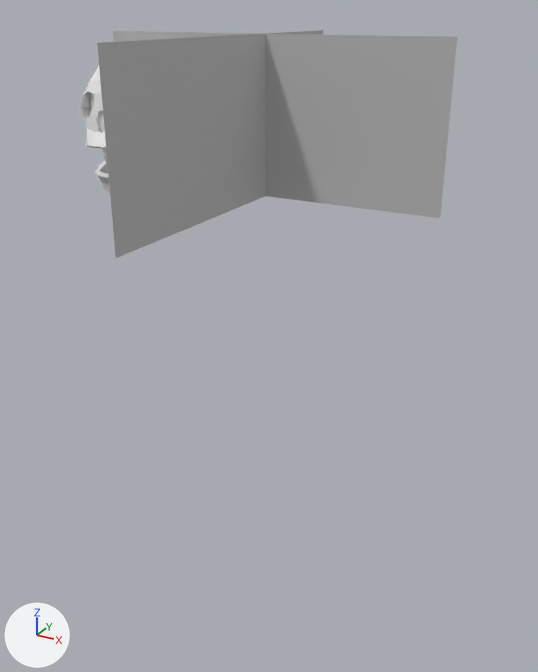
What one commit did to the FBX model Assets/pruebas/Export_Unity/Animaciones/Volador/Attack.fbx.
Both versions are drawn from a camera (50 mm lens) standing at (0.091, -0.177, 0.177) and looking at (-0.003, -0.005, 0.091). Arrows for +X, +Y and +Z are at lower left; the lights stay in place. Both versions are drawn at frame 11 of the action 'Take 001'; the numbers are the values there.

Before the edit, the objects in view are built like this:
```python
me_mesh = bpy.data.meshes.new('Mesh')
me_mesh.from_pydata(...)  # 25 vertices, 16 faces; spans x -3.64..3.64, y -6.07..6.07, z 0.0
me_mesh.materials.append(mat_material__27)  # its picture is missing
me_mesh_001 = bpy.data.meshes.new('Mesh.001')
me_mesh_001.from_pydata(...)  # 25 vertices, 16 faces; spans x -3.64..3.64, y -6.07..6.07, z 0.0
me_mesh_001.materials.append(mat_material__27)  # its picture is missing
me_mesh_002 = bpy.data.meshes.new('Mesh.002')
me_mesh_002.from_pydata(...)  # 398 vertices, 392 faces; spans x -0.201..0.63, y -0.333..0.953, z -0.345..0.693
me_mesh_004 = bpy.data.meshes.new('Mesh.004')
me_mesh_004.from_pydata(...)  # 72 vertices, 68 faces; spans x -0.44..4.11, y -1.67..0.04, z -1.4..0.07
ob_box001 = bpy.data.objects.new('Box001', me_mesh_004)
ob_box001.parent = ob_box002
ob_box001.location = (-0.0571, 0.289, -0.106)
ob_box001.rotation_euler = (0.393, 0.0, 0.0)  # degrees (23, 0, 0)
ob_box001.scale = (0.148, 0.366, 0.386)
ob_box002 = bpy.data.objects.new('Box002', me_mesh_002)
ob_box002.location = (-0.0472, -0.0167, 0.1509)
ob_box002.rotation_euler = (-0.277, 0.0, 0.0)  # degrees (-16, 0, 0)
ob_box002.scale = (0.0254, 0.0254, 0.0254)
ob_plane001 = bpy.data.objects.new('Plane001', me_mesh)
ob_plane001.location = (-0.007, -0.0006, 0.151)
ob_plane001.rotation_euler = (1.571, 0.0, 0.0)  # degrees (90, 0, 0)
ob_plane001.scale = (0.0133, 0.00338, 0.00655)
ob_plane002 = bpy.data.objects.new('Plane002', me_mesh_001)
ob_plane002.location = (-0.007, -0.015, 0.151)
ob_plane002.rotation_euler = (1.571, 0.0, -1.571)  # degrees (90, 0, -90)
ob_plane002.scale = (0.0133, 0.00338, 0.00655)
```
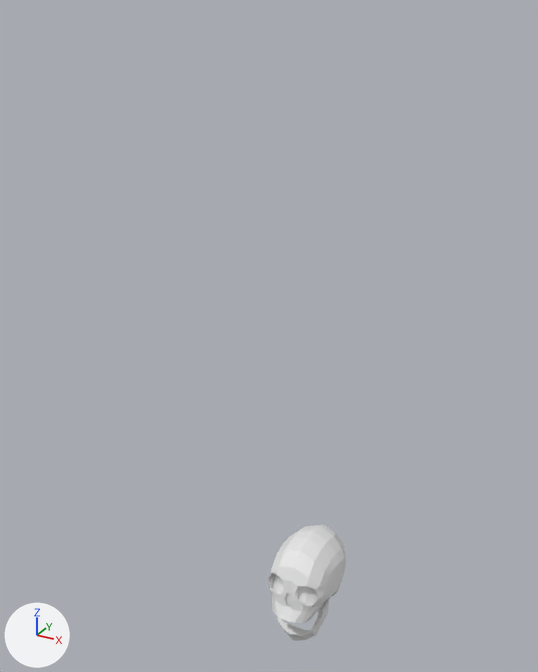
Where the change shows, as pixel boxes (x1, y1, x2, y2) in the pictures (538 x 672 px):
'Plane001', deleted: before (113, 31, 457, 218)
'Plane002', deleted: before (97, 30, 323, 258)
'Box002', moved: before (81, 66, 106, 149); after (268, 525, 346, 624)
'Box001', moved, turned, rescaled: before (95, 149, 110, 193); after (277, 597, 330, 641)
'Cylinder001', moved (not visible afterwards): before (104, 153, 108, 166)

Edits to the bpy script that builds the scene:
```text
Remove ob_plane001:
    ob_plane001 = bpy.data.objects.new('Plane001', me_mesh)
    ob_plane001.location = (-0.007, -0.0006, 0.151)
    ob_plane001.rotation_euler = (1.571, 0.0, 0.0)  # degrees (90, 0, 0)
    ob_plane001.scale = (0.0133, 0.00338, 0.00655)
Remove ob_plane002:
    ob_plane002 = bpy.data.objects.new('Plane002', me_mesh_001)
    ob_plane002.location = (-0.007, -0.015, 0.151)
    ob_plane002.rotation_euler = (1.571, 0.0, -1.571)  # degrees (90, 0, -90)
    ob_plane002.scale = (0.0133, 0.00338, 0.00655)
Change ob_box001:
    remove ob_box001.parent = ob_box002
    ob_box001.location: (-0.0571, 0.289, -0.106) -> (-0.00145, 0.00734, -0.00519)
    ob_box001.rotation_euler: (0.393, 0.0, 0.0) -> (0.153, 0.0, 0.0)  # degrees (23, 0, 0) -> degrees (8.8, 0, 0)
    ob_box001.scale: (0.148, 0.366, 0.386) -> (0.00377, 0.00929, 0.0098)
Change ob_box002:
    ob_box002.location: (-0.0472, -0.0167, 0.1509) -> (0.0, 0.0, 0.0)
```
